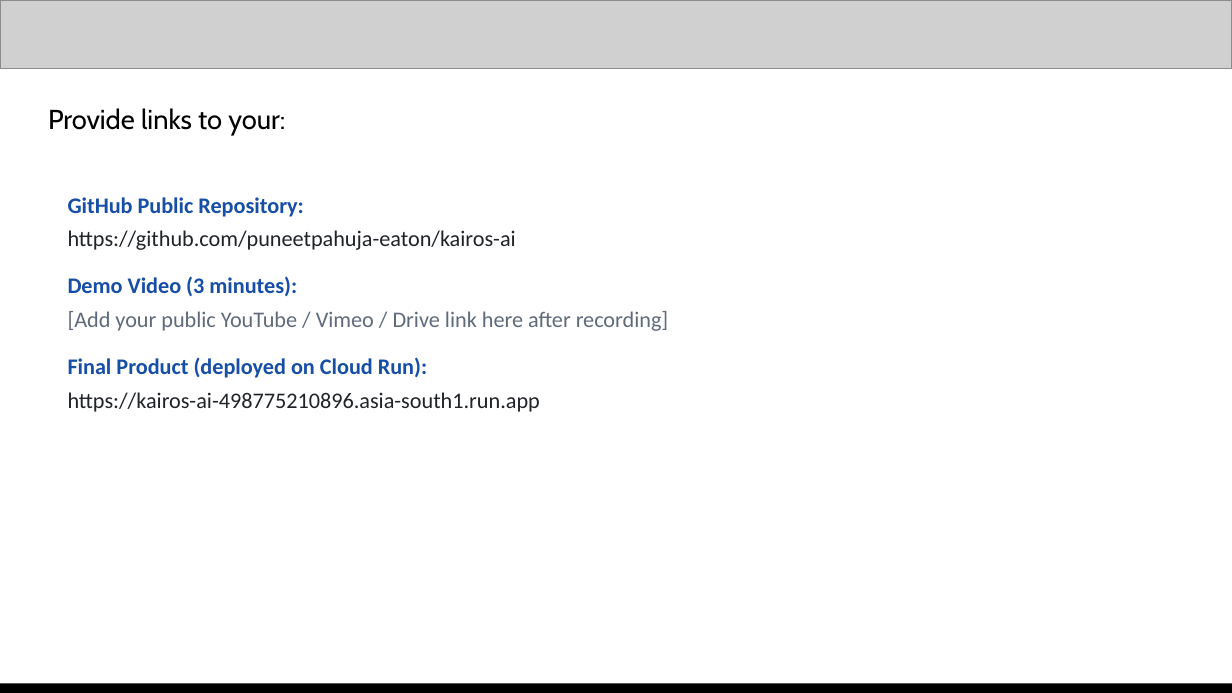
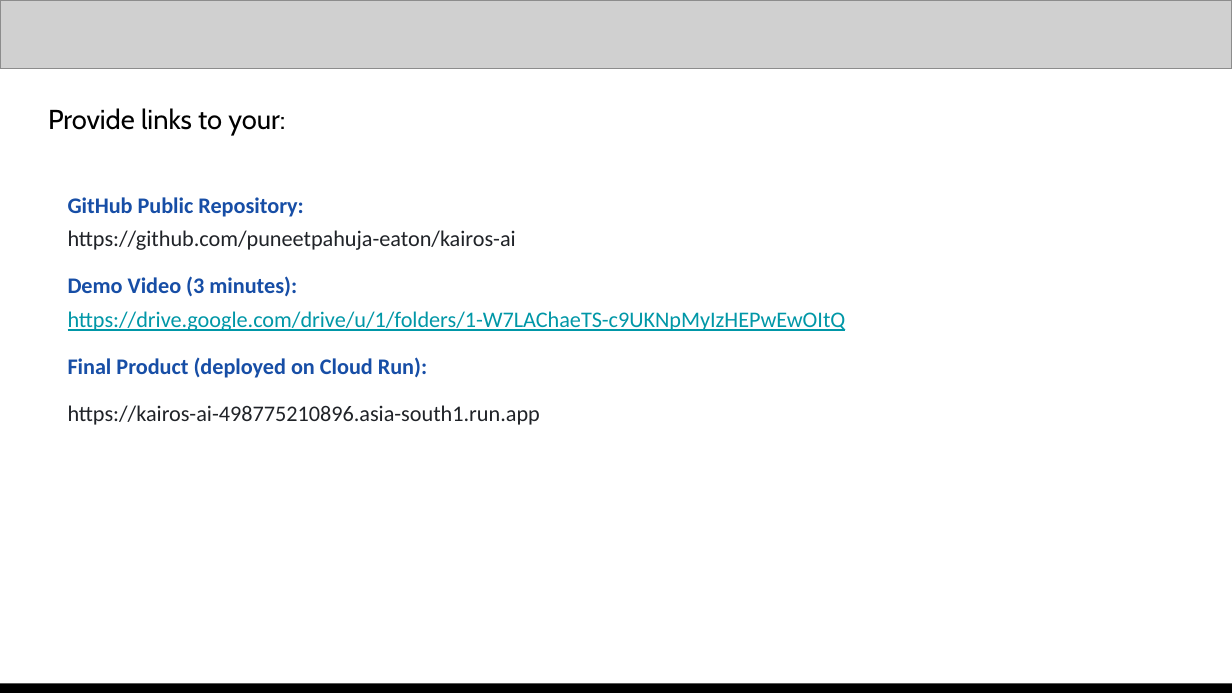
Before and after one commit to puneetpahuja-eaton/aegisops-ai-builder-cup, a slide deck: slide 13 of submission/Kairos-AI-Submission.pptx (slide 14 before the commit). Drawn at 1232x693 pixels with LibreOffice and Linux fonts; fonts in the diff are those of the drawing; grey boxes stand for pictures. Boxes give left, top, right and bottom in pixels: in the first picture for what was removed or moved away, otherwise in the second. Text is boxed around its words. In the diff, an @@ line names an element or a change of style, - is before the commit and + after.

```diff
--- a/submission/Kairos-AI-Submission.pptx
+++ b/submission/Kairos-AI-Submission.pptx
@@ text at <box>68,311,846,331</box>: text changed; text colour #5F6B7A to #0097A7 @@
-[Add your public YouTube / Vimeo / Drive link here after recording]
+https://drive.google.com/drive/u/1/folders/1-W7LAChaeTS-c9UKNpMyIzHEPwEwOItQ
```
Also in this commit, not shown: 2 slides removed, 1 other file.
